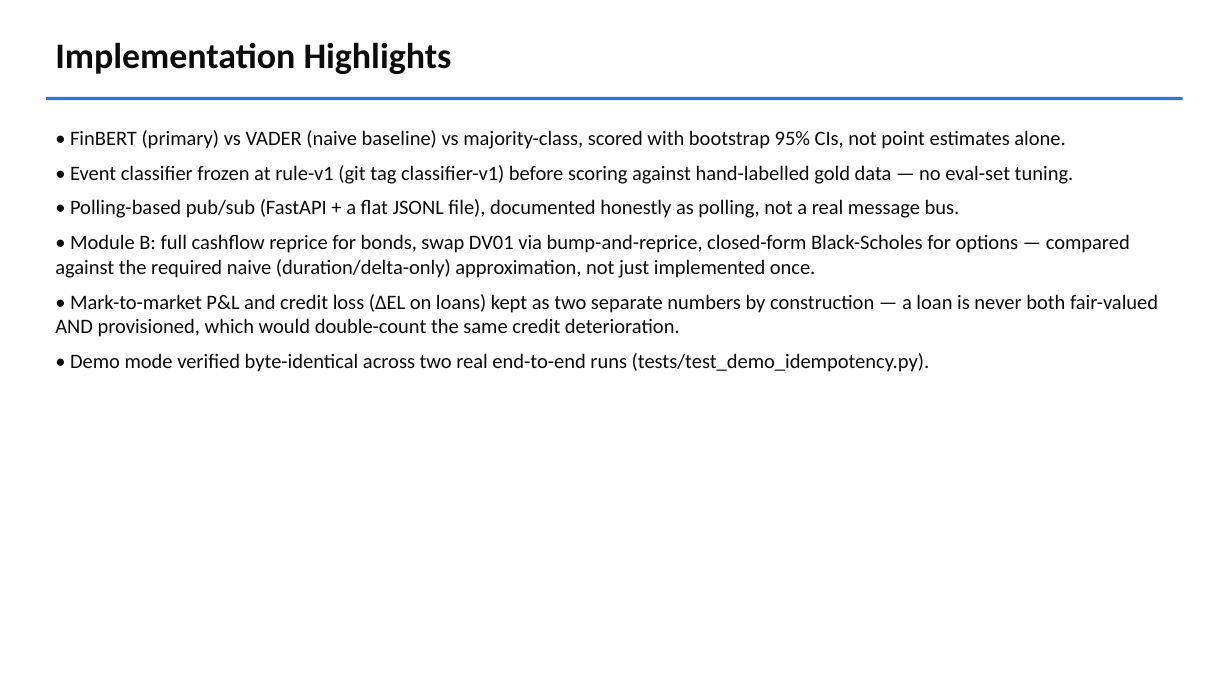
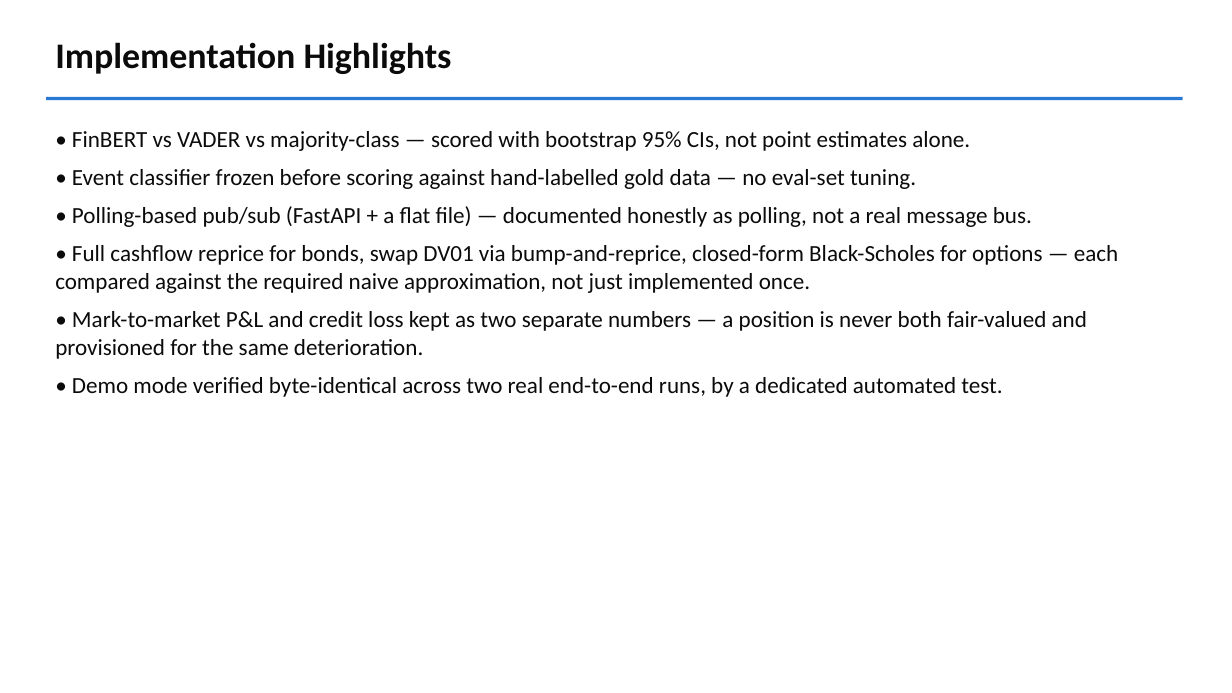
Before and after one commit to aadits1965/iitg-aadit-siroya-hackathon, a slide deck: slide 4 of docs/presentation.pptx. Drawn at 1232x693 pixels with LibreOffice and Linux fonts; fonts in the diff are those of the drawing. Boxes give left, top, right and bottom in pixels: in the first picture for what was removed or moved away, otherwise in the second. Text is boxed around its words. In the diff, an @@ line names an element or a change of style, - is before the commit and + after.

```diff
--- a/docs/presentation.pptx
+++ b/docs/presentation.pptx
@@ text at box(55, 131, 1118, 397): text changed; size 16 to 18 pt @@
-• FinBERT (primary) vs VADER (naive baseline) vs majority-class, scored with bootstrap 95% CIs, not point estimates alone.
-• Event classifier frozen at rule-v1 (git tag classifier-v1) before scoring against hand-labelled gold data — no eval-set tuning.
-• Polling-based pub/sub (FastAPI + a flat JSONL file), documented honestly as polling, not a real message bus.
-• Module B: full cashflow reprice for bonds, swap DV01 via bump-and-reprice, closed-form Black-Scholes for options — compared against the required naive (duration/delta-only) approximation, not just implemented once.
-• Mark-to-market P&L and credit loss (ΔEL on loans) kept as two separate numbers by construction — a loan is never both fair-valued AND provisioned, which would double-count the same credit deterioration.
-• Demo mode verified byte-identical across two real end-to-end runs (tests/test_demo_idempotency.py).
+• FinBERT vs VADER vs majority-class — scored with bootstrap 95% CIs, not point estimates alone.
+• Event classifier frozen before scoring against hand-labelled gold data — no eval-set tuning.
+• Polling-based pub/sub (FastAPI + a flat file) — documented honestly as polling, not a real message bus.
+• Full cashflow reprice for bonds, swap DV01 via bump-and-reprice, closed-form Black-Scholes for options — each compared against the required naive approximation, not just implemented once.
+• Mark-to-market P&L and credit loss kept as two separate numbers — a position is never both fair-valued and provisioned for the same deterioration.
+• Demo mode verified byte-identical across two real end-to-end runs, by a dedicated automated test.
```
Also in this commit, not shown: 5 other slides changed, 6 other files.
